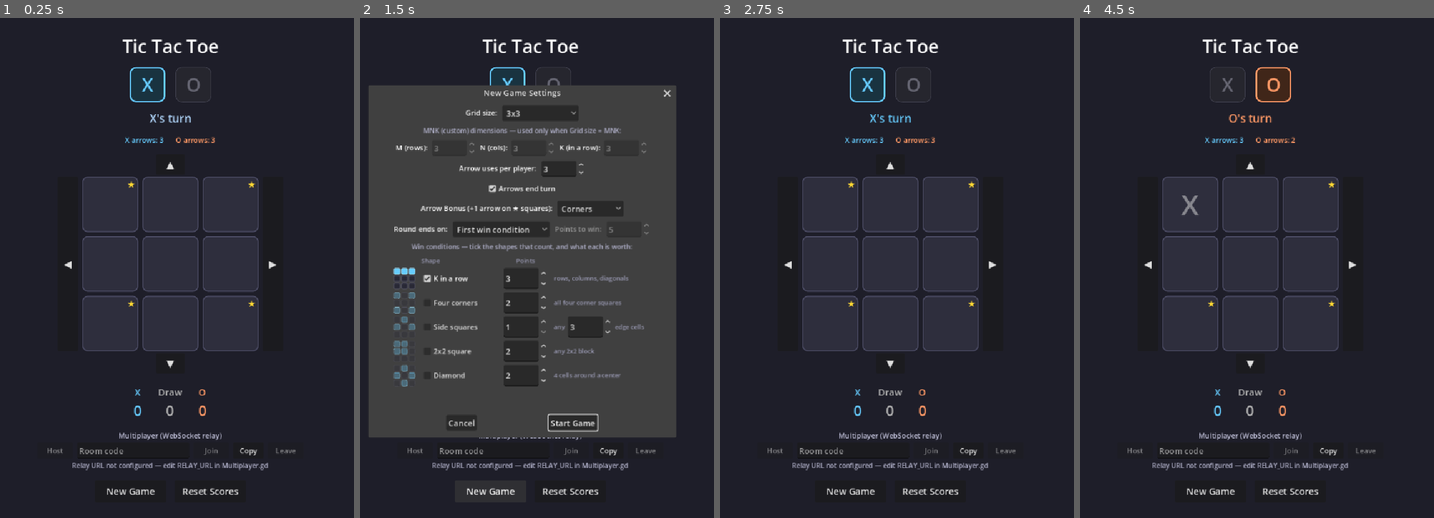
Above: before the commit, frames 1-4 (left to right).
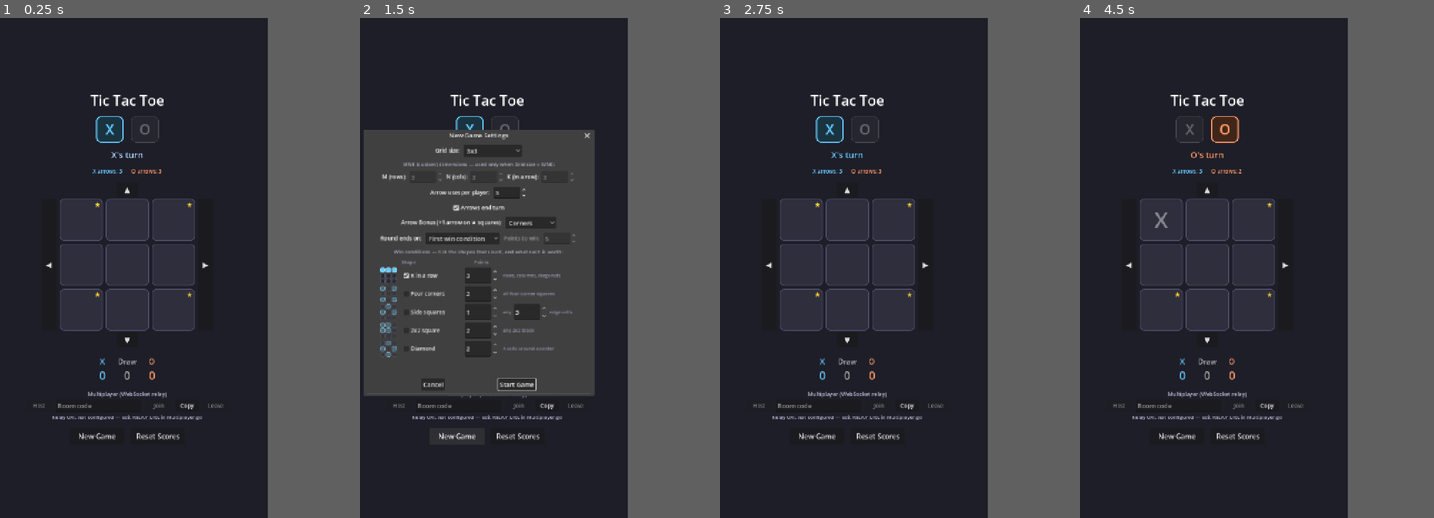
Above: after the commit, the same moments.

Repository: skynab/Tic-Tactical
Game: Godot game, scene res://Main.tscn
Same seed, same stepped clock (60 frames per second), same inputs: the game is played once before the commit and once after it.
Inputs:
- Up to frame 1 (0.25 s): no input
- Up to frame 2 (1.5 s): click "New Game" at 0.5 s; click "New Game" at 1.25 s
- Up to frame 3 (2.75 s): click "Start Game" at 2 s
- Up to frame 4 (4.5 s): click "▲" at 2.75 s; click "◀" at 3.5 s; click "★" at 4.25 s
In our replay, the window is 588x800 before the commit and 450x800 after it. These sizes can differ from the game's own. Grey fills any space a smaller window leaves; there, only what the larger window draws over its background counts as a difference.

The runs differ from the first frame. In frame 1, 7.1% of the frame differs, in the area x 9-84%, y 4-96%; in frame 2, 32%, in the area x 1-90%, y 4-96%; in frame 3, 7.1%; in frame 4, 7.9%.

Commit message:
Build fix attempt

Diff:
--- a/tictactoe/project.godot
+++ b/tictactoe/project.godot
@@ -22,6 +22,6 @@
 [display]
 
 window/size/viewport_width=720
-window/size/viewport_height=980
+window/size/viewport_height=1280
 window/stretch/mode="canvas_items"
 window/stretch/aspect="expand"
Not shown, changed: .github/workflows/tests.yml
Not shown, changed: README.md
